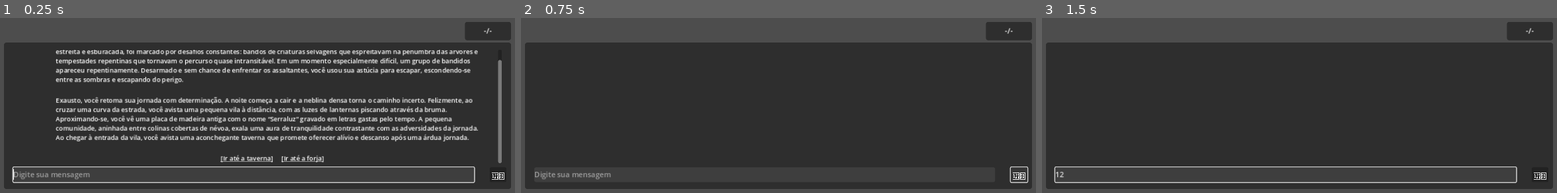
Above: before the commit, frames 1-3 (left to right).
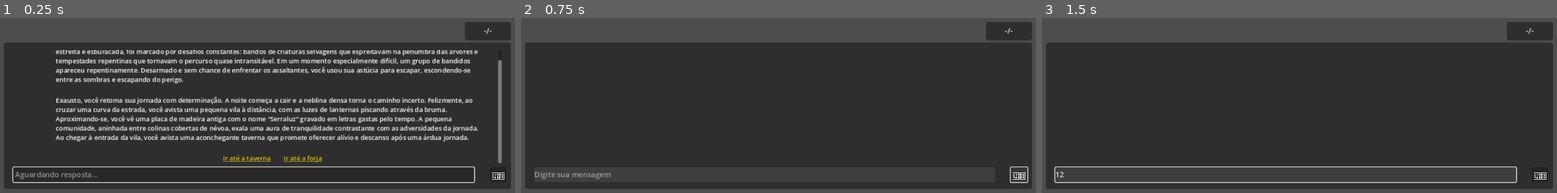
Above: after the commit, the same moments.

Repository: kelbg/serraluz
Game: Godot game, scene res://main.tscn
The game is run twice, just before and just after one commit, with the same random seed, the same clock (stepped at 60 frames per second) and the same inputs. The engine's default icon, where the game draws it, is replaced by a stand-in: a white triangle on a blue panel in a dark square. Sound files missing from this copy of the repository are replaced by a short silence.
Inputs (mouse positions are in pixels of both pictures, inside the frame that each line leads up to):
- Up to frame 1 (0.25 s): no input
- Up to frame 2 (0.75 s): click "🗑️" at 0.5 s
- Up to frame 3 (1.5 s): click (1284, 175) at 1.27 s; type "12" at 1.35 s

The runs differ from the first frame. In frame 1, 1.1% of the frame differs, in the area x 2-93%, y 78-94%; in frame 2, nothing differs; in frame 3, nothing differs.
Error in both runs: Trying to return value of type "Nil" from a function whose return type is "String". (res://scripts/GameController.gd:66)

Commit message:
add function to create custom chat actions (bbcode url)

Diff:
--- a/components/message_container.tscn
+++ b/components/message_container.tscn
@@ -47,9 +47,7 @@
 layout_mode = 2
 size_flags_horizontal = 3
 size_flags_vertical = 0
-focus_mode = 2
 theme_override_fonts/normal_font = SubResource("SystemFont_5imvq")
 theme_override_font_sizes/normal_font_size = 14
 bbcode_enabled = true
 fit_content = true
-selection_enabled = true
--- a/main.tscn
+++ b/main.tscn
@@ -79,9 +79,8 @@
 awaiting_response_placeholder_text = "Aguardando resposta..."
 intro_message = "Após dias de viagem por trilhas sinuosas, você avança pela estrada que serpenteia através de uma densa …(457 unchanged characters)…
 
-Exausto, você retoma sua jornada com determinação. A noite c …(535 unchanged characters)… lívio e descanso após uma árdua jornada.
-
-[center][url={\"character\": \"undefined\"}][Ir até a taverna][/url]		[url={\"character\": \"Graldor Pedratorvo\"}][Ir até a forja][/url][/center]"
+Exausto, você retoma sua jornada com determinação. A noite c …(535 unchanged characters)… lívio e descanso após uma árdua jornada."
+link_template = "[center][color=gold][pulse freq=1.0 color=#ffffff80 ease=-1.0]{{action}}[/pulse][/color][/center]"
 message_template = ExtResource("2_50mcd")
 chat_container = NodePath("ScrollContainer/ChatContainer")
 input = NodePath("Input")
--- a/scripts/ChatController.gd
+++ b/scripts/ChatController.gd
@@ -6,6 +6,7 @@
 @export var default_placeholder_text: String
 @export var awaiting_response_placeholder_text: String
 @export_multiline var intro_message: String
+@export_multiline var link_template: String
 
 @export var message_template: PackedScene
 @export var chat_container: VBoxContainer
@@ -33,7 +34,20 @@
 	input.placeholder_text = default_placeholder_text
 	input.grab_focus()
 	# start_new_chat()
-	load_intro_message()
+	toggle_input(false)
+	var intro_msg := load_intro_message()
+	add_chat_actions(intro_msg, [
+		{
+		"type": "chat",
+		"target": "undefined",
+		"text": "Ir até a taverna"
+		},
+		{
+		"type": "chat",
+		"target": character.name,
+		"text": "Ir até a forja"
+		}
+	])
 
 # Retorna uma msg no formato que é usado pela maioria das APIs
 func new_message(role: String, msg: String) -> Dictionary:
@@ -46,7 +60,7 @@
 
 	var new_msg: Node = message_template.instantiate()
 	new_msg.get_node("TextContainer/CharacterMessage").text = msg
-	new_msg.get_node("TextContainer/CharacterMessage").connect("meta_clicked", _on_meta_clicked)
+	# new_msg.get_node("TextContainer/CharacterMessage").connect("meta_clicked", _on_meta_clicked)
 	new_msg.get_node("CharacterInfoContainer/CharacterName").text = from.name
 	new_msg.get_node("CharacterInfoContainer/CharacterIconContainer/CharacterIcon").texture = from.icon
 	chat_container.add_child(new_msg)
@@ -97,9 +111,22 @@
 func load_system_prompt(c: Character) -> void:
 	messages.append(new_message("system", c.get_prompt()))
 
-func load_intro_message() -> void:
-	add_chat_message(Character.new(), intro_message)
-	# toggle_input(false)
+func load_intro_message() -> Node:
+	return add_chat_message(Character.new(), intro_message)
+
+# Adiciona links que o jogador pode clicar para executar uma ação no chat
+func add_chat_actions(chat_msg_container: Node, actions: Array) -> void:
+	var msg := chat_msg_container.get_node("TextContainer/CharacterMessage")
+
+	if !msg.is_connected("meta_clicked", _on_meta_clicked):
+		msg.connect("meta_clicked", _on_meta_clicked)
+
+	var urls := []
+	for action: Dictionary in actions:
+		urls.append("[url={\"%s\": \"%s\"}]%s[/url]" % [action.type, action.target, action.text])
+
+	var new_action := link_template.replace("{{action}}", "\t\t".join(urls))
+	msg.text += "\n\n" + new_action
 
 func _on_audio_player_finished() -> void:
 	# Altera levemente o pitch do som para criar um efeito mais dinâmico
@@ -162,5 +189,6 @@
 	if link == null:
 		return
 
-	if link.character == character.name:
+	if link.chat == character.name:
+		toggle_input(true)
 		start_new_chat()
